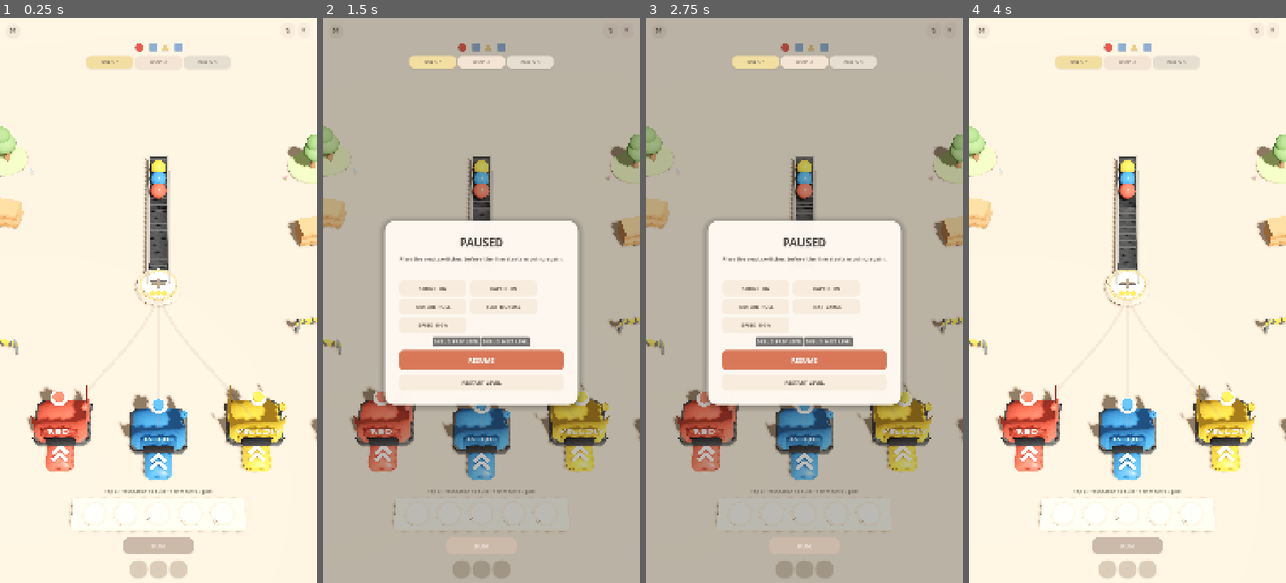
Above: before the commit, frames 1-4 (left to right).
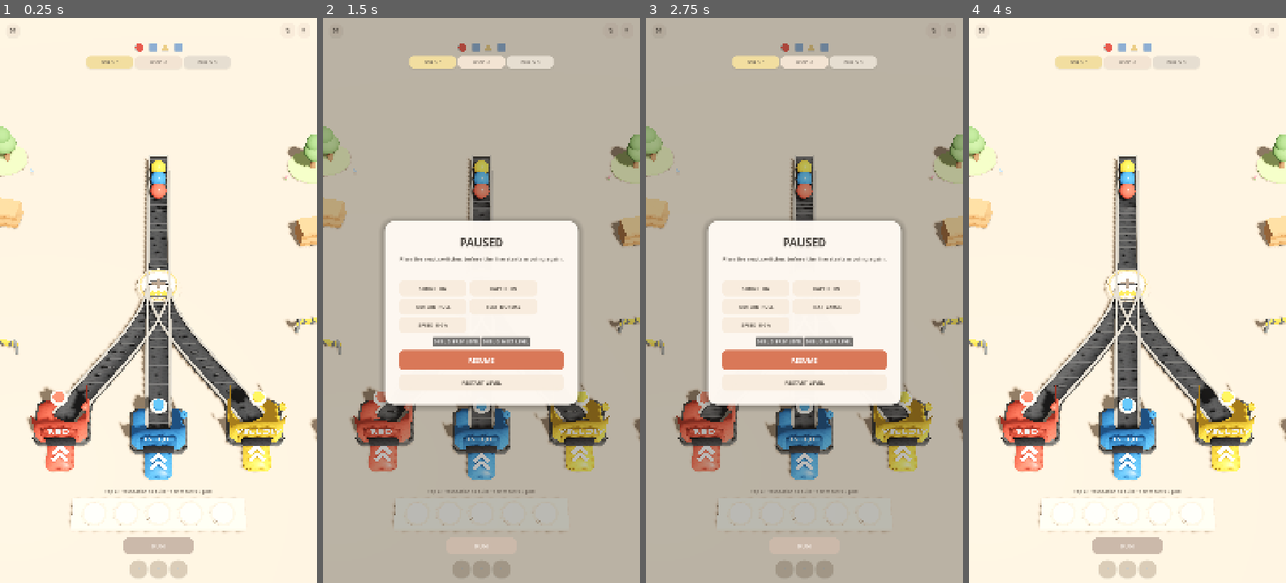
Above: after the commit, the same moments.

Repository: mocchaust64/rail_game
Game: Godot game, scene res://app/main.tscn
Same seed, same stepped clock (60 frames per second), same inputs: the game is played once before the commit and once after it.
Inputs:
- Up to frame 1 (0.25 s): no input
- Up to frame 2 (1.5 s): click "↻" at 0.5 s; click "Ⅱ" at 1.25 s
- Up to frame 3 (2.75 s): click "TEXT NORMAL" at 2 s
- Up to frame 4 (4 s): click "RESTART LEVEL" at 2.75 s; click "↻" at 3.5 s

The runs differ from the first frame. In frame 1, 5.3% of the frame differs, in the area x 16-84%, y 46-73%; in frame 2, 0.8%; in frame 3, 0.8%; in frame 4, 5.3%.

Commit message:
gameplay: keep sorter conveyor network visible before building

Diff:
--- a/game/level_builder.gd
+++ b/game/level_builder.gd
@@ -50,6 +50,9 @@
     VisualFactory.create_floor(world, occupied)
     var buffer_chute := VisualFactory.create_buffer_chute(world)
 
+    # The whole physical conveyor network is level infrastructure. It is visible
+    # before the player builds anything so planning means reading a real factory,
+    # not guessing which rails will appear later.
     _draw_tracks(nodes_by_id, positions, world)
 
     var sources: Dictionary = {}
@@ -118,11 +121,9 @@
         var targets := _targets(node)
         var node_type := String(node.get("type", "normal"))
 
-        # Sorter outputs are possible routes, not active conveyors yet. Rendering
-        # them as full twin white rails made later levels read like a wire mesh.
-        # Keep them as one quiet matte preview line; SorterActor overlays the
-        # full dark conveyor when the player actually builds that sorter.
-        var default_belt := node_type not in ["junction", "sorter_site"]
+        # Sorter exits are now permanent physical conveyors. Building the sorter
+        # only enables colour routing; it never creates or removes track geometry.
+        var default_belt := node_type != "junction"
         var show_belt := bool(node.get("belt", default_belt))
         var show_guides := bool(node.get("guides", true))
 
@@ -137,10 +138,7 @@
             var start: Vector3 = positions[id]
             var finish: Vector3 = positions[target]
             var points := TrackGeometry.path_for(id, target, start, finish)
-            if node_type == "sorter_site" and not show_belt:
-                TrackVisuals.create_preview_path(world, points)
-            else:
-                TrackVisuals.create_path(world, points, 0.0, 0.0, show_belt, show_guides)
+            TrackVisuals.create_path(world, points, 0.0, 0.0, show_belt, show_guides)
             drawn[key] = true
 
 
